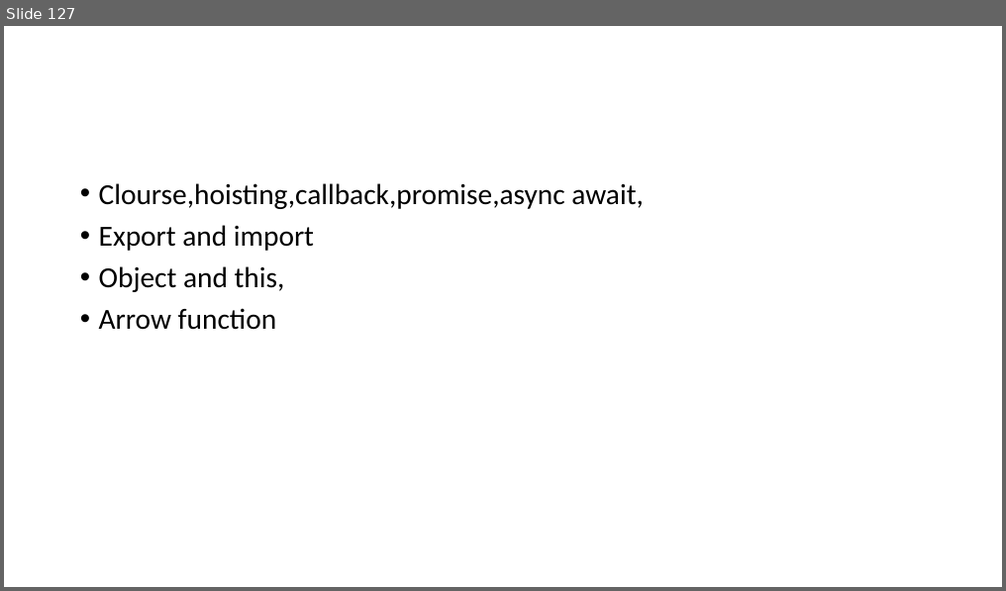
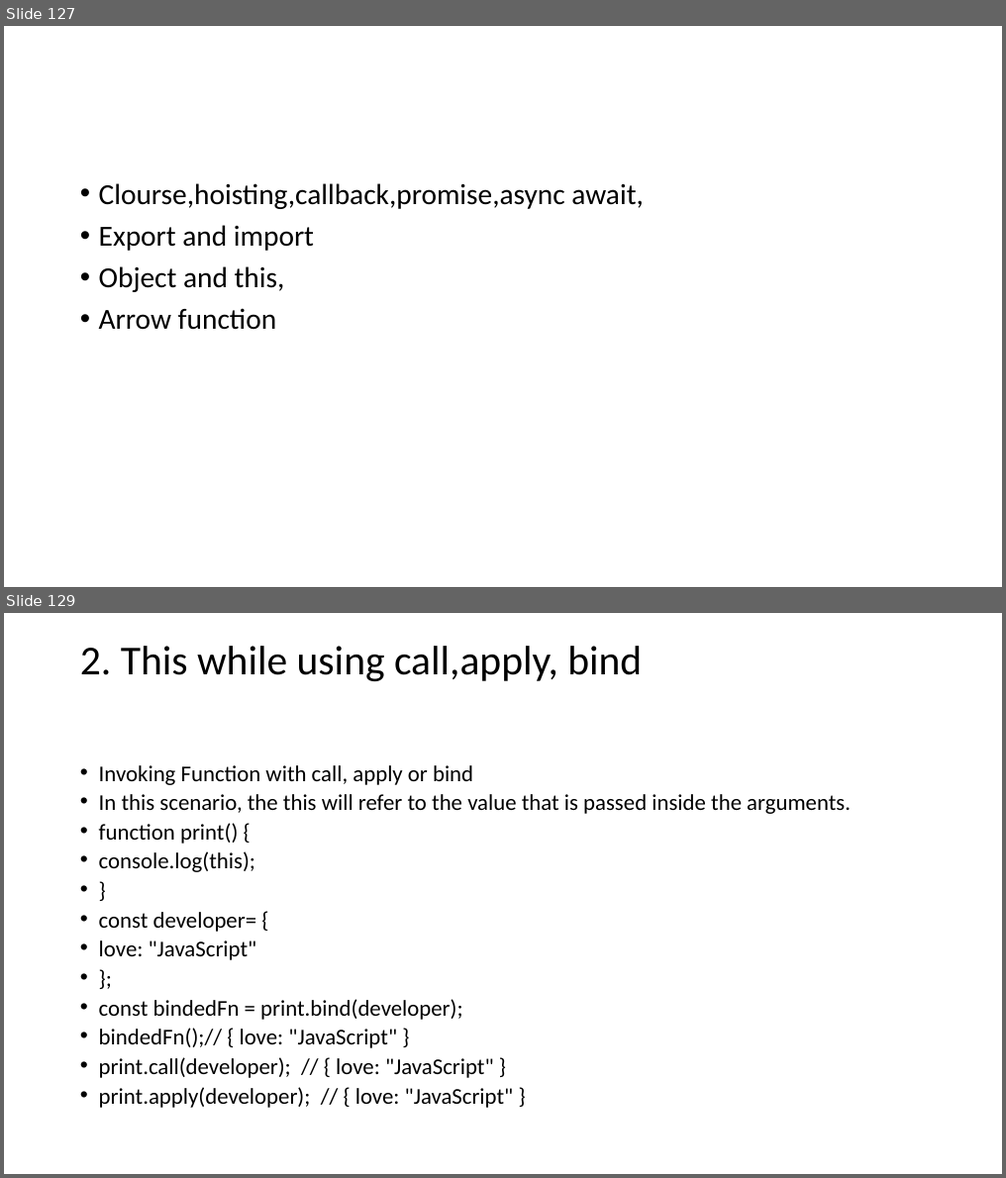
Before and after one commit to smishra1000/full_stack_react_node, a slide deck: frontend/notes.pptx. Shown one above the other, each under a label of ours: slide 127 before the commit, slides 127 and 129 after it; the slides between them are not shown. The pictures are 1006x591 and 1006x1178 pixels, drawn with LibreOffice and Linux fonts; fonts in the diff are those of the drawing. Boxes give left, top, right and bottom in pixels: in the first picture for what was removed or moved away, otherwise in the second. Text is boxed around its words. In the diff, an @@ line names an element or a change of style, - is before the commit and + after.

```diff
--- a/frontend/notes.pptx
+++ b/frontend/notes.pptx
@@ slide 129 added at (4, 613, 1002, 1174), background #FFFFFF @@
@@ title added at (80, 646, 642, 681), 39.6 pt, text #000000 @@
+2. This while using call,apply, bind
@@ text added at (99, 765, 850, 1108), 21.7 pt, text #000000 @@
+• Invoking Function with call, apply or bind
+• In this scenario, the this will refer to the value that is passed inside the arguments.
+• function print() {
+• console.log(this);
+• }
+• const developer= {
+• love: "JavaScript"
+• };
+• const bindedFn = print.bind(developer);
+• bindedFn();// { love: "JavaScript" }
+• print.call(developer); // { love: "JavaScript" }
+• print.apply(developer); // { love: "JavaScript" }
```
Also in this commit, not shown: 2 other slides added, 21 other files.
